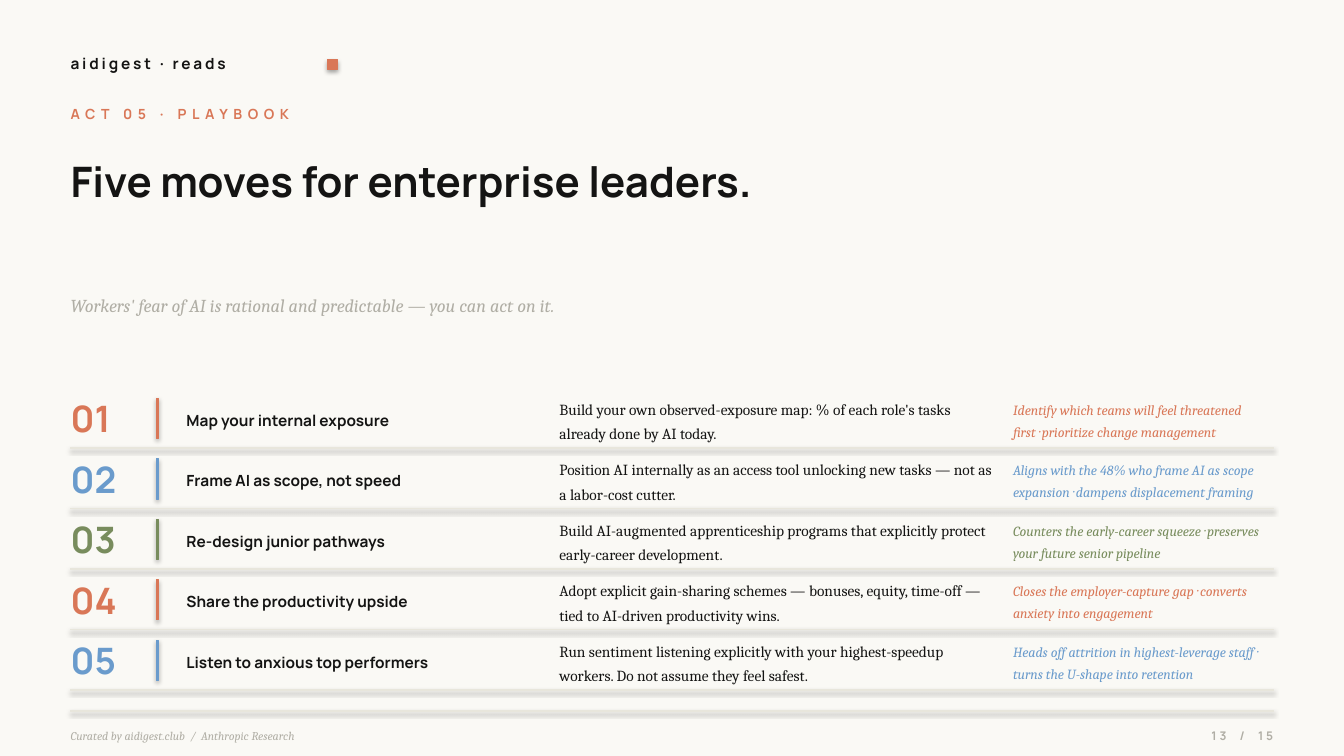
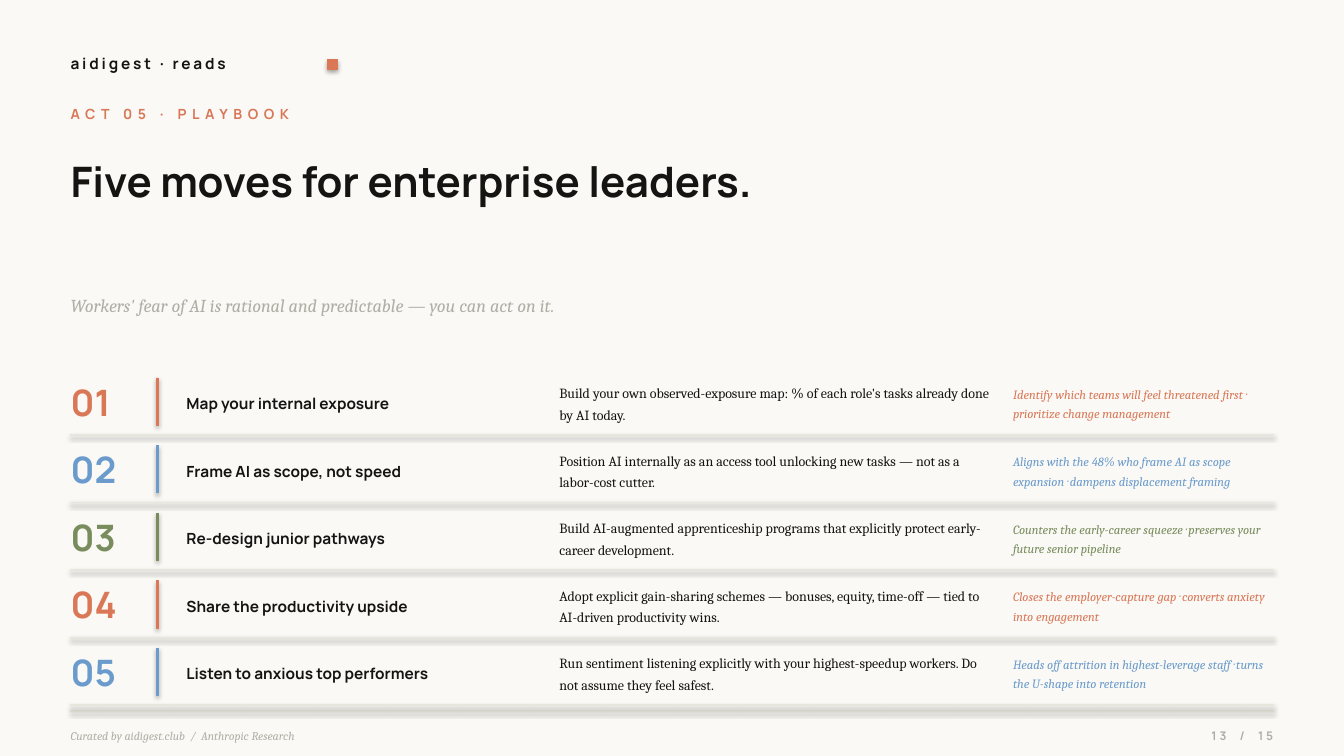
Before and after one commit to dongbocui-maker/ai-daily, a slide deck: slide 13 of public/decks/anthropic-81k-economics.pptx. Drawn at 1344x756 pixels with LibreOffice and Linux fonts; fonts in the diff are those of the drawing. Boxes give left, top, right and bottom in pixels: in the first picture for what was removed or moved away, otherwise in the second. Text is boxed around its words. In the diff, an @@ line names an element or a change of style, - is before the commit and + after.

Commit message:
fix(reads-ppt): action_list rows overflowing into next row
Karpathy P13 (and Stanford P13) action_list rows had row_h=0.6" with
11pt `what` body — long phrases (~150 chars) wrapped to 3 lines and
the third line bled into the next row's container, producing visual
overlap across all 5 rows.

Two combined fixes:
1. layout: lift top to 3.65" and extend bottom to 7.00" -> row_h
   grows from 0.60" to 0.67" (12% more vertical breathing room).
2. parallel-element body sizing: add _ACTION_BODY_TABLE and
   _ACTION_VALUE_TABLE so `what` and `value` auto-shrink from
   11pt → 9pt (or 8pt) when the longest entry in the group exceeds
   capacity. All 5 rows share the same sizes — uniform hierarchy
   preserved.

Karpathy/Stanford now render at 9pt what / 8pt value; 81K stays at
10pt what / 9pt value (shorter content). Pixel-verified all rows in
Karpathy P13 now stay within their containers.

```diff
--- a/public/decks/anthropic-81k-economics.pptx
+++ b/public/decks/anthropic-81k-economics.pptx
@@ text "01": place and size @@
-text "01" at box(71, 405, 111, 433)
+text "01" at box(71, 389, 111, 417)
@@ rectangle: place and size @@
-rectangle at box(156, 398, 158, 439)
+rectangle at box(156, 378, 158, 425)
@@ text "Map your internal exposure": place and size @@
-text "Map your internal exposure" at box(186, 414, 389, 430)
+text "Map your internal exposure" at box(186, 397, 389, 413)
@@ size 11 to 10 pt; line spacing 1.32 to 1.28 in 5 elements at box(559, 523, 981, 558), box(559, 591, 979, 625), box(559, 456, 960, 487), box(559, 658, 976, 693), box(559, 388, 989, 423) @@
@@ text "Build your own observed-exposure map: ...": place and size @@
-text "Build your own observed-exposure map: ..." at box(559, 404, 950, 443)
+text "Build your own observed-exposure map: ..." at box(559, 388, 989, 423)
@@ size 10 to 9 pt; line spacing 1.3 to 1.28 in 5 elements at box(1013, 525, 1261, 556), box(1013, 592, 1265, 624), box(1013, 457, 1231, 489), box(1013, 660, 1263, 691), box(1013, 390, 1243, 421) @@
@@ text "Identify which teams will feel ...": place and size @@
-text "Identify which teams will feel ..." at box(1013, 405, 1242, 440)
+text "Identify which teams will feel ..." at box(1013, 390, 1243, 421)
@@ text "02": place and size @@
-text "02" at box(71, 466, 117, 494)
+text "02" at box(71, 456, 117, 484)
@@ rectangle: place and size @@
-rectangle at box(71, 448, 1273, 449)
+rectangle at box(71, 435, 1273, 436)
@@ rectangle: place and size @@
-rectangle at box(156, 459, 158, 499)
+rectangle at box(156, 446, 158, 493)
@@ text "Frame AI as scope, not ...": place and size @@
-text "Frame AI as scope, not ..." at box(186, 475, 401, 490)
+text "Frame AI as scope, not ..." at box(186, 466, 401, 481)
@@ text "Position AI internally as an ...": place and size @@
-text "Position AI internally as an ..." at box(559, 464, 991, 500)
+text "Position AI internally as an ..." at box(559, 456, 960, 487)
@@ text "Aligns with the 48% who ...": place and size @@
-text "Aligns with the 48% who ..." at box(1013, 465, 1254, 500)
+text "Aligns with the 48% who ..." at box(1013, 457, 1231, 489)
@@ rectangle: place and size @@
-rectangle at box(71, 508, 1273, 509)
+rectangle at box(71, 502, 1273, 503)
@@ rectangle: place and size @@
-rectangle at box(156, 519, 158, 560)
+rectangle at box(156, 513, 158, 561)
@@ text "04": place and size @@
-text "04" at box(71, 587, 117, 615)
+text "04" at box(71, 591, 117, 619)
@@ rectangle: place and size @@
-rectangle at box(156, 580, 158, 620)
+rectangle at box(156, 581, 158, 628)
@@ text "Share the productivity upside": place and size @@
-text "Share the productivity upside" at box(186, 595, 407, 611)
+text "Share the productivity upside" at box(186, 600, 407, 616)
@@ text "05": place and size @@
-text "05" at box(71, 647, 116, 675)
+text "05" at box(71, 659, 116, 687)
@@ rectangle: place and size @@
-rectangle at box(71, 629, 1273, 630)
+rectangle at box(71, 637, 1273, 638)
@@ rectangle: place and size @@
-rectangle at box(156, 640, 158, 681)
+rectangle at box(156, 648, 158, 696)
@@ text "Listen to anxious top performers": place and size @@
-text "Listen to anxious top performers" at box(186, 656, 428, 672)
+text "Listen to anxious top performers" at box(186, 667, 428, 683)
@@ text "Run sentiment listening explicitly with ...": place and size @@
-text "Run sentiment listening explicitly with ..." at box(559, 646, 943, 685)
+text "Run sentiment listening explicitly with ..." at box(559, 658, 976, 693)
@@ text "Heads off attrition in highest-leverage ...": place and size @@
-text "Heads off attrition in highest-leverage ..." at box(1013, 647, 1254, 682)
+text "Heads off attrition in highest-leverage ..." at box(1013, 660, 1263, 691)
@@ rectangle: place and size @@
-rectangle at box(71, 690, 1273, 691)
+rectangle at box(71, 705, 1273, 706)
```
Also in this commit, not shown: 12 other files.
